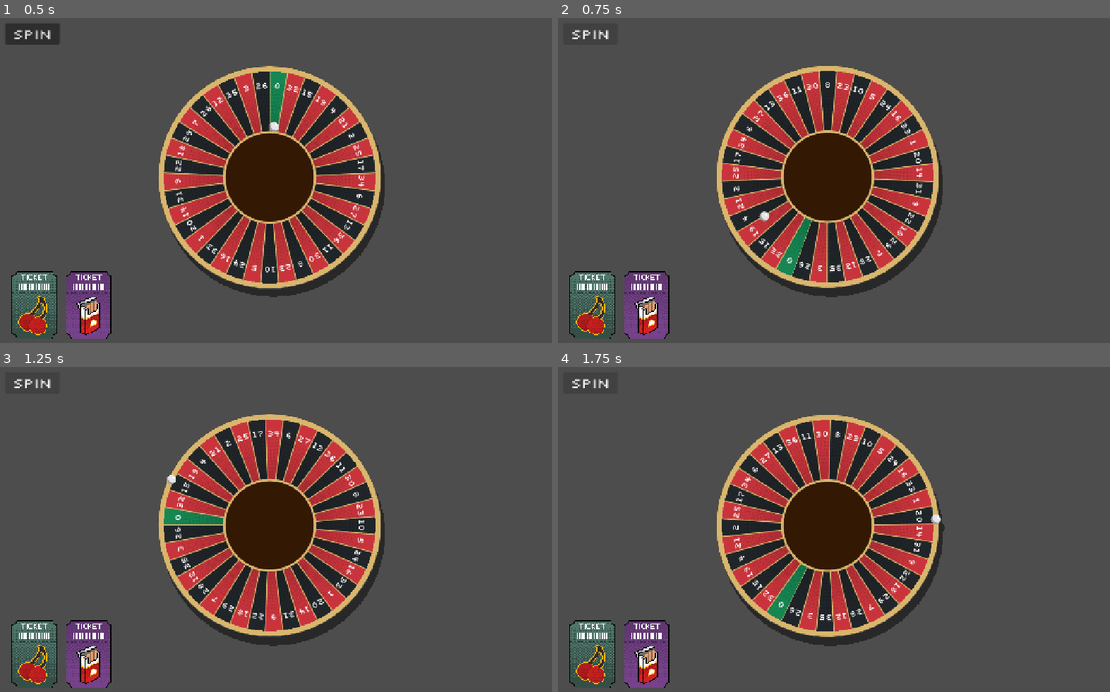
Above: before the commit, frames 1-4 (two rows, left to right).
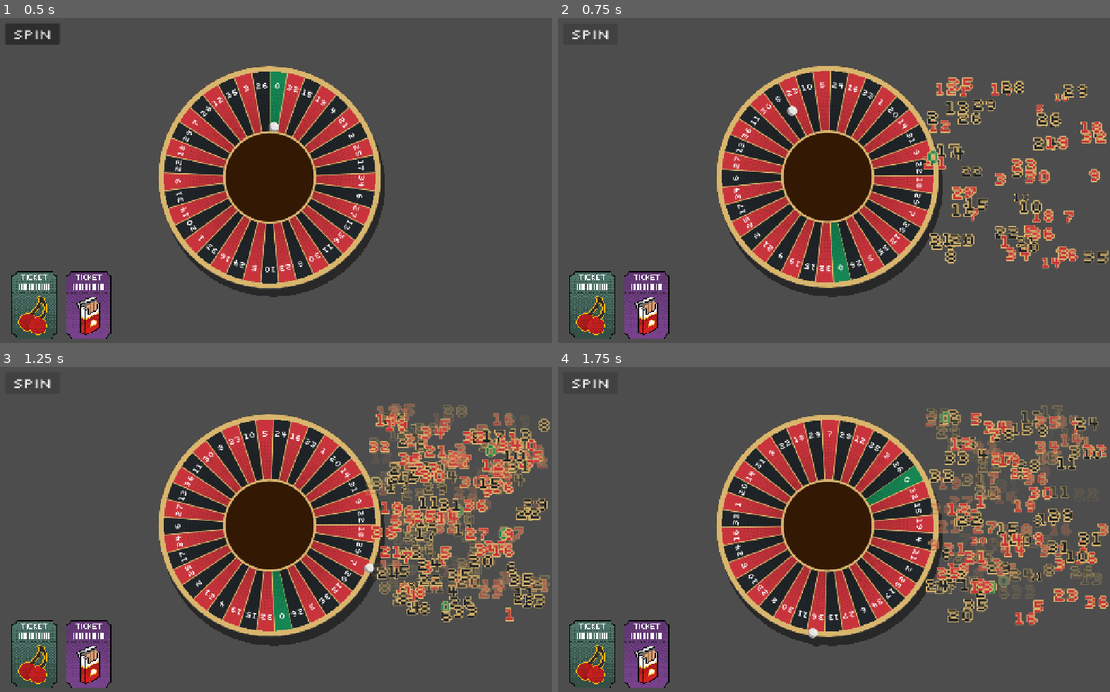
Above: after the commit, the same moments.

Repository: ross-ca/roulette-wheel
Game: Godot game, scene res://scenes/main/main.tscn
Same seed, same stepped clock (60 frames per second), same inputs: the game is played once before the commit and once after it.
Inputs:
- Up to frame 1 (0.5 s): no input
- Up to frame 2 (0.75 s): click "Spin" at 0.5 s
- Up to frame 3 (1.25 s): no input
- Up to frame 4 (1.75 s): click "Spin" at 1.25 s

Frame 1 is identical in both runs. In frame 2, 17% of the frame differs, in the area x 28-100%, y 15-86%; in frame 3, 22%, in the area x 28-100%, y 11-86%; in frame 4, 20%.

Commit message:
feat: track passed tiles & export controls

Diff:
--- a/scenes/hud/hud.gd
+++ b/scenes/hud/hud.gd
@@ -2,6 +2,50 @@
 
 signal spin_requested
 
+const WHEEL_COLOURS: Dictionary = preload("res://scenes/wheel/draw_wheel.gd").COLOURS
+const POPUP_FONT: Font = preload("res://assets/fonts/Silkscreen-Regular.ttf")
+
+## Popups land in the right third of the screen, within the middle 60% vertically.
+const POPUP_X_RANGE := Vector2(2.0 / 3.0, 1.0)
+const POPUP_Y_RANGE := Vector2(0.2, 0.8)
+
 
 func _on_spin_button_pressed() -> void:
 	spin_requested.emit()
+
+
+## Throwaway visualisation: pops the number of a passed pocket, then lets it rise and fade.
+func show_pass(segment: Dictionary) -> void:
+	var settings := LabelSettings.new()
+	settings.font = POPUP_FONT
+	settings.font_size = 40
+	settings.font_color = WHEEL_COLOURS[segment["colour"]]
+	settings.outline_size = 8
+	settings.outline_color = WHEEL_COLOURS["gold"]
+
+	var label := Label.new()
+	label.label_settings = settings
+	label.text = str(segment["number"])
+	label.texture_filter = CanvasItem.TEXTURE_FILTER_NEAREST
+	add_child(label)
+
+	label.reset_size()
+	label.pivot_offset = label.size / 2.0
+	# Pick the label's centre in the popup region, keeping the whole label on screen.
+	var screen: Vector2 = get_viewport().get_visible_rect().size
+	var half: Vector2 = label.size / 2.0
+	var centre := Vector2(
+		randf_range(screen.x * POPUP_X_RANGE.x + half.x, screen.x * POPUP_X_RANGE.y - half.x),
+		randf_range(screen.y * POPUP_Y_RANGE.x + half.y, screen.y * POPUP_Y_RANGE.y - half.y)
+	)
+	var start: Vector2 = centre - half
+	label.position = start
+	label.scale = Vector2(0.4, 0.4)
+
+	var tween: Tween = create_tween().set_parallel()
+	tween.tween_property(label, "scale", Vector2.ONE, 0.15) \
+		.set_trans(Tween.TRANS_BACK).set_ease(Tween.EASE_OUT)
+	tween.tween_property(label, "position:y", start.y - 70.0, 0.7) \
+		.set_trans(Tween.TRANS_QUAD).set_ease(Tween.EASE_OUT)
+	tween.tween_property(label, "modulate:a", 0.0, 0.4).set_delay(0.3)
+	tween.chain().tween_callback(label.queue_free)
--- a/scenes/main/main.gd
+++ b/scenes/main/main.gd
@@ -4,6 +4,7 @@
 func _ready() -> void:
 	$WheelViewportOutput.position = get_viewport_rect().size / 2
 	$SubViewport/RouletteWheel.spin_finished.connect(_on_wheel_spin_finished)
+	$SubViewport/RouletteWheel.pocket_passed.connect(func(_index: int, segment: Dictionary): $HUD.show_pass(segment))
 
 func _on_wheel_spin_finished(index: int, segment: Dictionary) -> void:
 	print("Landed on %s (%s) at index %d" % [segment["number"], segment["colour"], index])
--- a/scenes/wheel/roulette_wheel.tscn
+++ b/scenes/wheel/roulette_wheel.tscn
@@ -8,6 +8,9 @@
 
 [node name="RouletteWheel" type="Node2D" unique_id=1334309236]
 script = ExtResource("1_cn4ev")
+wheel_turns_max = 1
+ball_extra_turns_min = 8
+ball_extra_turns_max = 8
 
 [node name="Ball" type="Sprite2D" parent="." unique_id=1284254620]
 z_index = 1
--- a/scenes/wheel/wheel_behaviour.gd
+++ b/scenes/wheel/wheel_behaviour.gd
@@ -1,9 +1,18 @@
 extends Node2D
 
+## Emitted each time the ball enters a pocket during a spin, including the one it lands in.
+signal pocket_passed(index: int, segment: Dictionary)
 ## Emitted once the ball has settled. `index` is the position in the wheel's segments array.
 signal spin_finished(index: int, segment: Dictionary)
 
 @export var spin_duration: float = 6.0
+## Whole turns the wheel makes each spin, picked randomly between min and max.
+@export_range(0, 20) var wheel_turns_min: int = 3
+@export_range(0, 20) var wheel_turns_max: int = 6
+## Whole turns the ball makes over and above the wheel's, picked randomly between min and max.
+## Keep this above 0 so the ball runs against the wheel for the whole spin.
+@export_range(0, 20) var ball_extra_turns_min: int = 3
+@export_range(0, 20) var ball_extra_turns_max: int = 5
 ## Distance from the centre while the ball circles the rim.
 @export var ball_track_radius: float = 246.0
 ## Distance from the centre where the ball rests, at the bottom (hub end) of the pocket.
@@ -11,12 +20,15 @@
 ## When the ball leaves the rim and falls into the pockets, in seconds from the start.
 @export var ball_drop_time: float = 3.2
 @export var ball_drop_duration: float = 1.6
+## Debug: keep the wheel still during a spin so only the ball moves.
+@export var debug_freeze_wheel: bool = false
 
 var is_spinning: bool = false
 
 # The ball lives in the wheel's rotating frame, so once it settles it rides with the wheel for free.
 var _ball_angle: float = 0.0 # radians, relative to the wheel
 var _ball_radius: float = 0.0
+var _last_step: int = 0 # pockets travelled, unwrapped so it keeps counting across laps
 
 @onready var _wheel: Node2D = $WheelVisual
 @onready var _ball: Sprite2D = $Ball
@@ -31,6 +43,8 @@
 
 func _process(_delta: float) -> void:
 	_update_ball()
+	if is_spinning:
+		_emit_passed_pockets()
 
 
 func spin_wheel() -> void:
@@ -38,24 +52,27 @@
 		return
 
 	is_spinning = true
+	_last_step = _ball_step()
 
 	# The winner is chosen up front (so it can honour per-segment weights from
 	# wheel mutations) and the ball is animated to land on it.
 	var winner: int = pick_winning_index()
 
-	var wheel_turns: int = randi_range(3, 6)
+	var wheel_turns: int = randi_range(wheel_turns_min, maxi(wheel_turns_min, wheel_turns_max))
 	var target_rotation: float = _wheel.rotation + wheel_turns * TAU + randf_range(0.0, TAU)
 
 	# The ball runs against the wheel. Adding a few extra turns over the wheel's
 	# keeps it moving the opposite way in world space for the whole spin.
-	var ball_turns: int = wheel_turns + randi_range(3, 5)
+	var ball_turns: int = wheel_turns \
+		+ randi_range(ball_extra_turns_min, maxi(ball_extra_turns_min, ball_extra_turns_max))
 	var pocket_angle: float = _pocket_angle(winner)
 	var turns_to_pocket: float = fposmod(_ball_angle - pocket_angle, TAU) + ball_turns * TAU
 	var target_ball_angle: float = _ball_angle - turns_to_pocket
 
 	var tween: Tween = create_tween().set_parallel()
-	tween.tween_property(_wheel, "rotation", target_rotation, spin_duration) \
-		.set_trans(Tween.TRANS_QUINT).set_ease(Tween.EASE_OUT)
+	if not debug_freeze_wheel:
+		tween.tween_property(_wheel, "rotation", target_rotation, spin_duration) \
+			.set_trans(Tween.TRANS_QUINT).set_ease(Tween.EASE_OUT)
 	tween.tween_property(self, "_ball_angle", target_ball_angle, spin_duration) \
 		.set_trans(Tween.TRANS_QUINT).set_ease(Tween.EASE_OUT)
 
@@ -69,6 +86,9 @@
 	await tween.finished
 	if radius_tween.is_running():
 		await radius_tween.finished
+	# The tween's final angle may be applied after this frame's _process, so make
+	# sure the landing pocket has been reported before finishing.
+	_emit_passed_pockets()
 	is_spinning = false
 	spin_finished.emit(winner, _wheel.segments[winner])
 
@@ -96,5 +116,20 @@
 	return -PI / 2.0 + (index + 0.5) * segment_angle
 
 
+# Pockets travelled by the ball, as a whole number that keeps counting past full laps.
+func _ball_step() -> int:
+	var segment_angle: float = TAU / _wheel.segments.size()
+	return floori((_ball_angle + PI / 2.0) / segment_angle)
+
+
+# The ball can cross several pockets in one frame early in the spin, so step through each.
+func _emit_passed_pockets() -> void:
+	var step: int = _ball_step()
+	while _last_step != step:
+		_last_step += signi(step - _last_step)
+		var index: int = posmod(_last_step, _wheel.segments.size())
+		pocket_passed.emit(index, _wheel.segments[index])
+
+
 func _update_ball() -> void:
 	_ball.position = Vector2.from_angle(_wheel.rotation + _ball_angle) * _ball_radius
